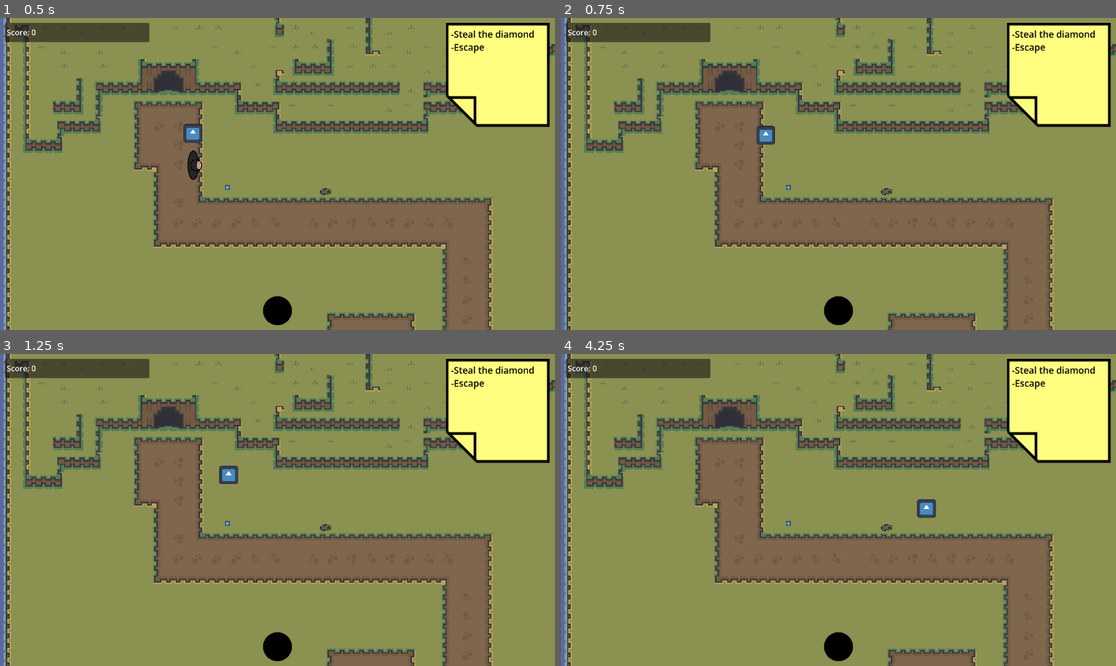
Above: before the commit, frames 1-4 (two rows, left to right).
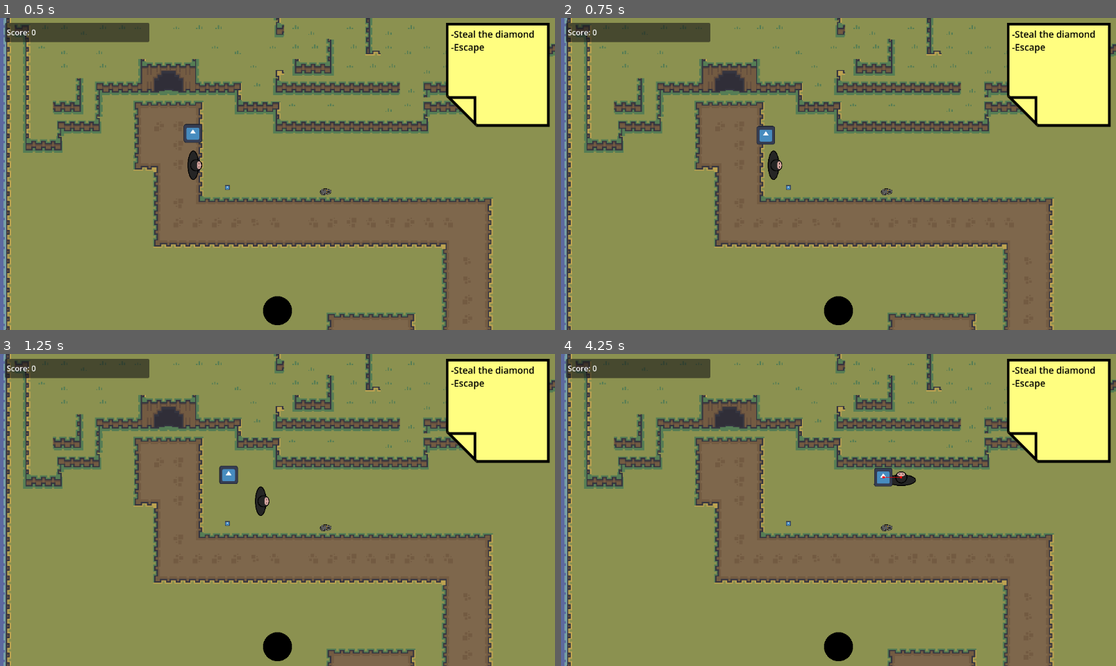
Above: after the commit, the same moments.

Repository: Quackstir/Game-Jam
Game: Godot game, scene res://Levels/CarlosTest/CarlosTestLevel.tscn
Two runs of this game, one before a commit and one after it. Both use one fixed random seed, a clock stepped at 60 frames per second and the inputs below. This scene is started directly instead of the project's main scene. The engine's default icon, where the game draws it, is replaced by a stand-in: a white triangle on a blue panel in a dark square.
Inputs:
- Up to frame 1 (0.5 s): no input
- Up to frame 2 (0.75 s): hold D (move_right) from 0.53 s (still down); hold Q (activate_mask) from 0.53 s (still down)
- Up to frame 3 (1.25 s): keep holding D (move_right); keep holding Q (activate_mask)
- Up to frame 4 (4.25 s): release D (move_right) at 1.28 s; release Q (activate_mask) at 1.28 s; hold S (move_down) 1.28-2.03 s; tap E (interact) at 1.35, 2.85 s; hold D (move_right) 2.03-2.78 s; hold Q (activate_mask) 2.03-2.78 s; hold W (move_up) 2.78-3.53 s; hold A (move_left) from 3.53 s (still down); hold Q (activate_mask) from 3.53 s (still down)

Frame 1 is identical in both runs. In frame 2, 0.2% of the frame differs, in the area x 37-40%, y 42-52%; in frame 3, 0.2%; in frame 4, 0.6%, in the area x 56-68%, y 36-53%.
Error before the commit: Invalid call. Nonexistent function 'get_current_level' in base 'Nil'. (res://NPCs/Enemy/Guards/basic_guard.gd:160)
Error after the commit: Invalid call. Nonexistent function 'get_current_level' in base 'Nil'. (res://NPCs/Enemy/Guards/basic_guard.gd:163)

Commit message:
Guards will now continuously chase

Diff:
--- a/Global Game Jam 2026/GlobalGameJam2026/Levels/CarlosTest/CarlosTestLevel.tscn
+++ b/Global Game Jam 2026/GlobalGameJam2026/Levels/CarlosTest/CarlosTestLevel.tscn
@@ -62,7 +62,6 @@
 
 [node name="PlayerCharacter" parent="." unique_id=23574427 instance=ExtResource("3_68ctx")]
 position = Vector2(407, 306)
-movement_speed = 7000.0
 
 [node name="Mask" parent="." unique_id=225643898 instance=ExtResource("3_5bgu2")]
 position = Vector2(472, 352)
--- a/Global Game Jam 2026/GlobalGameJam2026/NPCs/Enemy/Guards/basic_guard.gd
+++ b/Global Game Jam 2026/GlobalGameJam2026/NPCs/Enemy/Guards/basic_guard.gd
@@ -24,7 +24,7 @@
 @export var mask_to_drop: PackedScene
 
 var _current_state: State
-var _player_location: Vector2 # Last known player location
+var _spotted_player: PlayerController
 var _target_nav_goal: Vector2
 var _waypoint: Area2D
 var _next_waypoint_index: int
@@ -47,7 +47,7 @@
 
 func _ready():
 	_current_state = State.PATROL
-	_player_location = Vector2.ZERO
+	_spotted_player = null
 	_target_nav_goal = Vector2.ZERO
 	_init_waypoint()
 	_current_speed = PATROL_SPEED
@@ -67,7 +67,7 @@
 		State.PATROL_TURN:
 			_turn_on_patrol(delta)
 		State.CHASE:
-			look_at(_player_location)
+			look_at(_target_nav_goal)
 		State.SEARCH:
 			_look_around(delta)
 		State.RESET_TURN:
@@ -81,6 +81,9 @@
 func _physics_process(delta):
 	match _current_state:
 		State.CHASE:
+			# update player location
+			if _spotted_player:
+				_target_nav_goal = _spotted_player.global_position
 			_nav_to_target(delta, CHASE_SPEED)
 		State.RESET:
 			_nav_to_target(delta, PATROL_SPEED)
@@ -289,14 +292,18 @@
 
 func _on_player_spotted(player):
 	if player.is_detectable:
-		_player_location = player.global_position
-		_target_nav_goal = _player_location
+		_spotted_player = player
+		_target_nav_goal = _spotted_player.global_position
 		_change_state(State.CHASE)
 
 
 func _on_vision_cone_body_entered(body):
 	if _current_state != State.KNOCKED_OUT:
 		_on_player_spotted(body)
+
+
+func _on_vision_cone_body_exited(_body):
+	_spotted_player = null
 
 
 func _on_detection_area_body_entered(body):
--- a/Global Game Jam 2026/GlobalGameJam2026/NPCs/Enemy/Guards/basic_guard.tscn
+++ b/Global Game Jam 2026/GlobalGameJam2026/NPCs/Enemy/Guards/basic_guard.tscn
@@ -76,6 +76,7 @@
 [connection signal="body_entered" from="CaptureArea" to="." method="_on_detection_area_body_entered"]
 [connection signal="area_entered" from="VisionCone" to="." method="_on_vision_cone_area_entered"]
 [connection signal="body_entered" from="VisionCone" to="." method="_on_vision_cone_body_entered"]
+[connection signal="body_exited" from="VisionCone" to="." method="_on_vision_cone_body_exited"]
 [connection signal="area_entered" from="WaypointFinder" to="." method="_on_waypoint_finder_area_entered"]
 [connection signal="velocity_computed" from="NavigationAgent2D" to="." method="_on_navigation_agent_2d_velocity_computed"]
 [connection signal="area_entered" from="BlindSpot" to="." method="_on_blind_spot_area_entered"]
